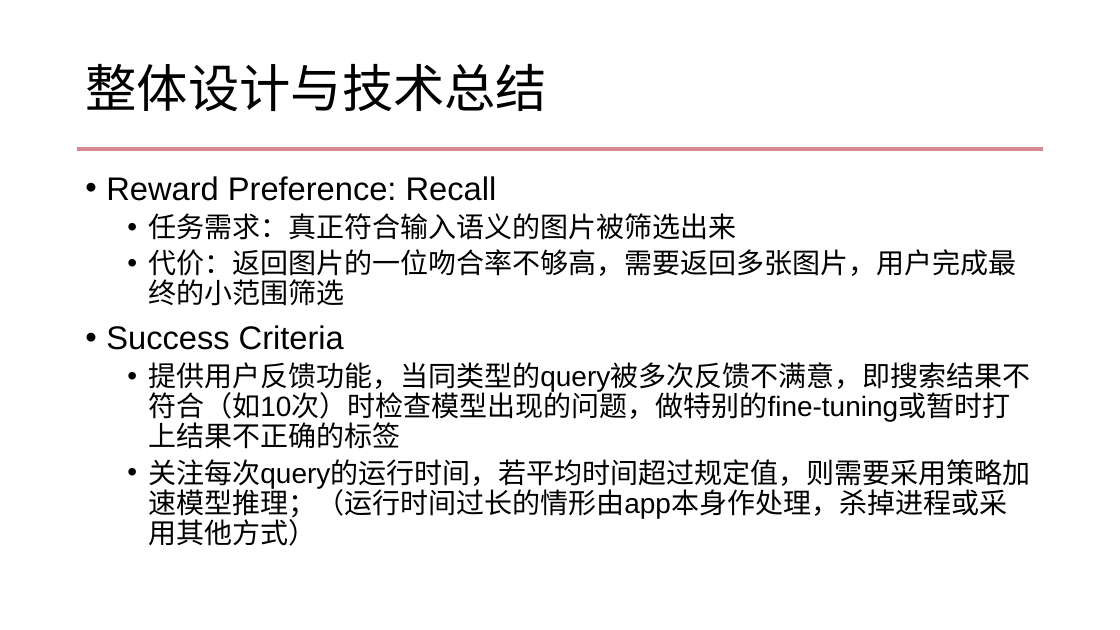
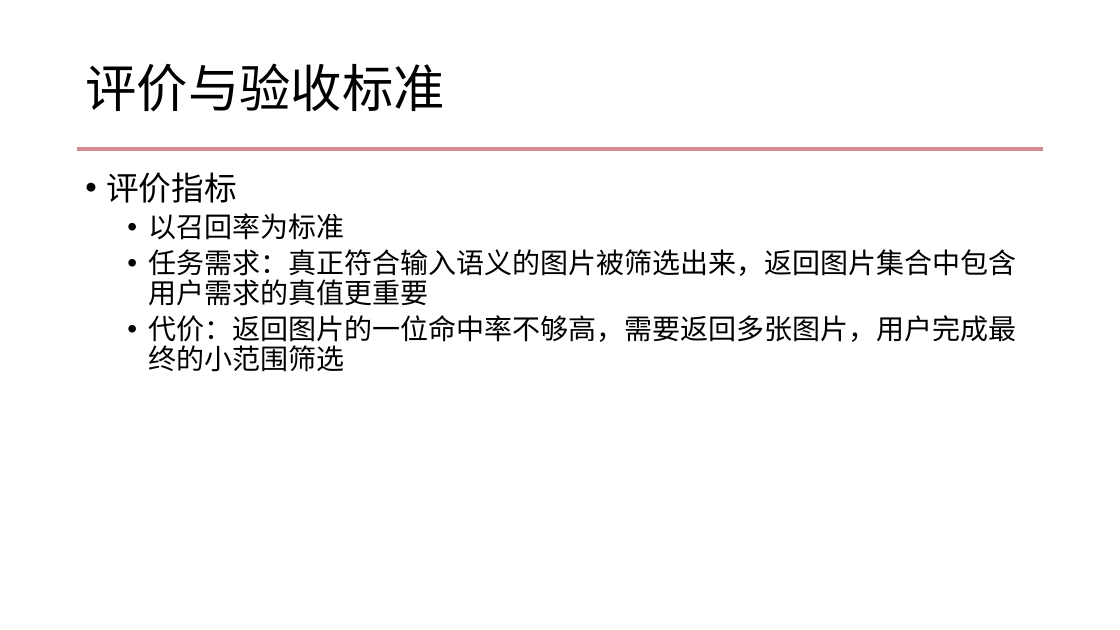
Before and after one commit to Ep11phany/ISE2023Autumn, a slide deck: slide 5 of ISE-Proposal.pptx (slide 7 before the commit). Drawn at 1120x630 pixels with LibreOffice and Linux fonts; fonts in the diff are those of the drawing; background and template pictures are left out. Boxes give left, top, right and bottom in pixels: in the first picture for what was removed or moved away, otherwise in the second. Text is boxed around its words. In the diff, an @@ line names an element or a change of style, - is before the commit and + after.

```diff
--- a/ISE-Proposal.pptx
+++ b/ISE-Proposal.pptx
@@ title at box(85, 63, 444, 112): text changed @@
-整体设计与技术总结
+评价与验收标准
@@ text at box(106, 172, 1016, 372): text changed @@
-• Reward Preference: Recall
-  • 任务需求：真正符合输入语义的图片被筛选出来
-  • 代价：返回图片的一位吻合率不够高，需要返回多张图片，用户完成最终的小范围筛选
-• Success Criteria
-  • 提供用户反馈功能，当同类型的query被多次反馈不满意，即搜索结果不符合（如10次）时检查模型出现的问题，做特别的fine-tuning或暂时打上结果不正确的标签
-  • 关注每次query的运行时间，若平均时间超过规定值，则需要采用策略加速模型推理；（运行时间过长的情形由app本身作处理，杀掉进程或采用其他方式）
+• 评价指标
+  • 以召回率为标准
+  • 任务需求：真正符合输入语义的图片被筛选出来，返回图片集合中包含用户需求的真值更重要
+  • 代价：返回图片的一位命中率不够高，需要返回多张图片，用户完成最终的小范围筛选
```
Also in this commit, not shown: 2 other slides changed, 3 slides added, 4 slides removed, 1 other file.
